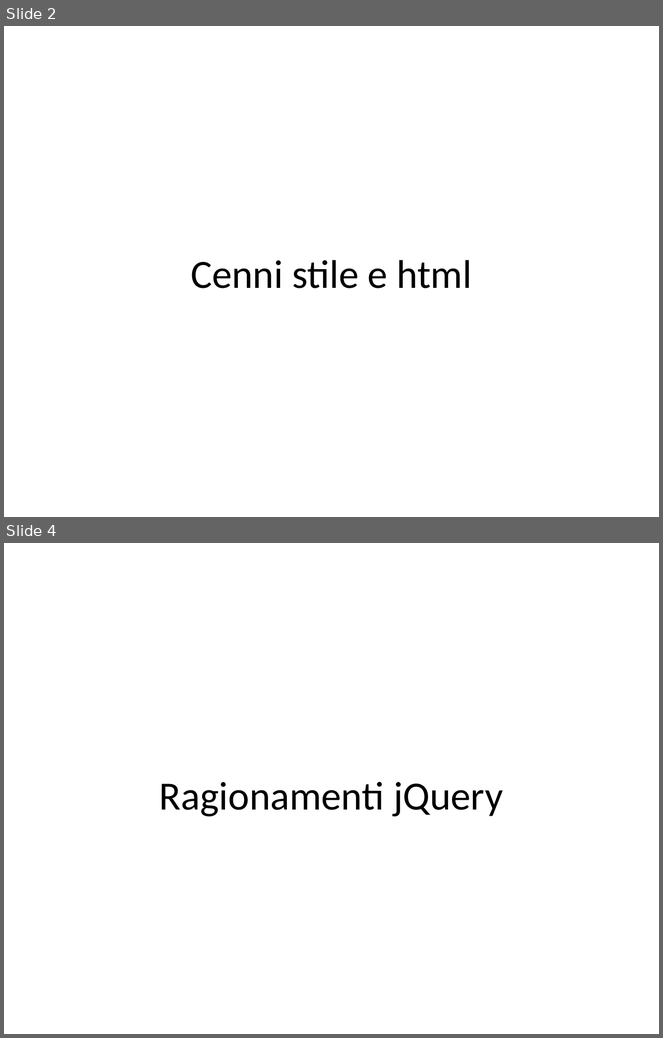
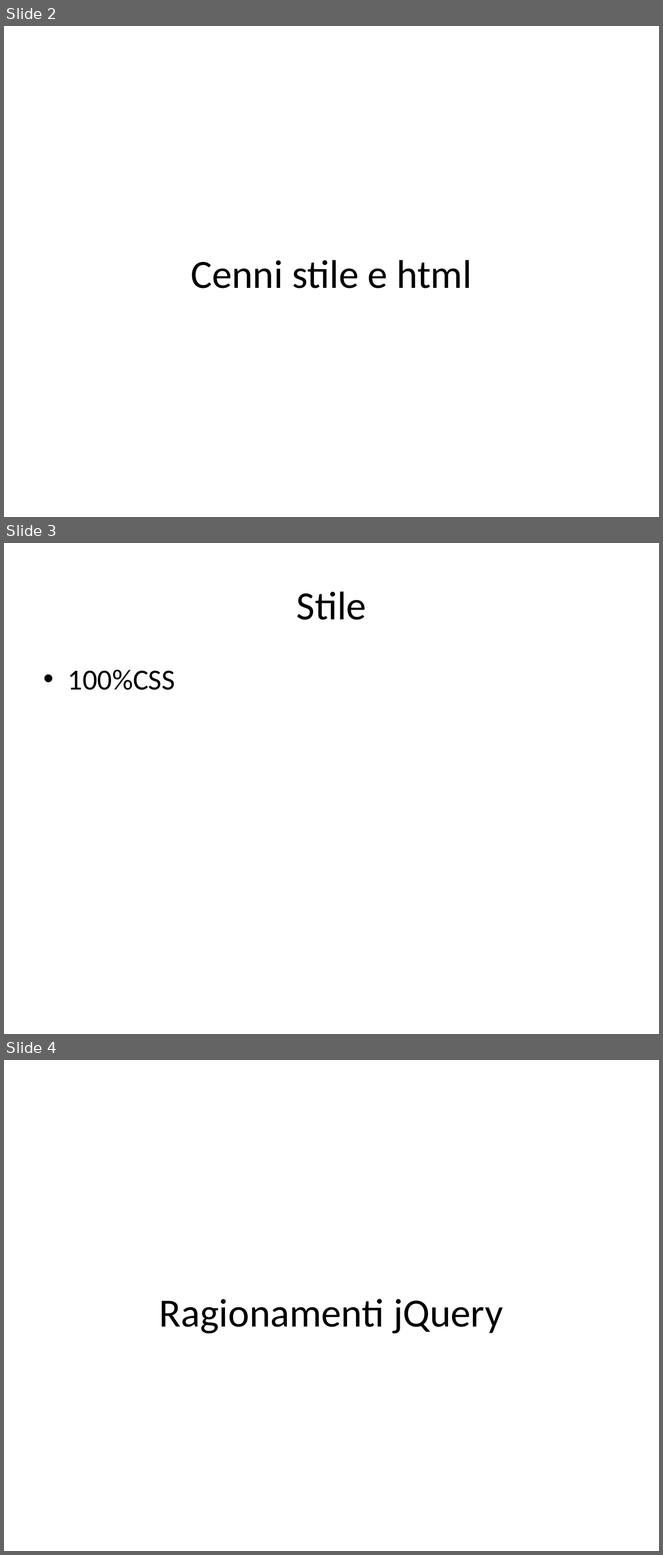
Before and after one commit to danielegenta/ProjectTPSI, a slide deck: Presentazione.pptx. Shown one above the other, each under a label of ours: slides 2 and 4 before the commit, slides 2, 3 and 4 after it; the slides between them are not shown. The pictures are 663x1038 and 663x1555 pixels, drawn with LibreOffice and Linux fonts; fonts in the diff are those of the drawing. Boxes give left, top, right and bottom in pixels: in the first picture for what was removed or moved away, otherwise in the second. Text is boxed around its words. In the diff, an @@ line names an element or a change of style, - is before the commit and + after.

```diff
--- a/Presentazione.pptx
+++ b/Presentazione.pptx
@@ slide 3 added at [4,543,659,1034], background #FFFFFF @@
@@ title added at [297,591,366,620], 44 pt, text #000000 @@
+Stile
@@ text added at [68,669,175,690], 32 pt, text #000000 @@
+• 100%CSS
```
Also in this commit, not shown: 2 slides changed, 1 other slide added, 1 slide removed.
